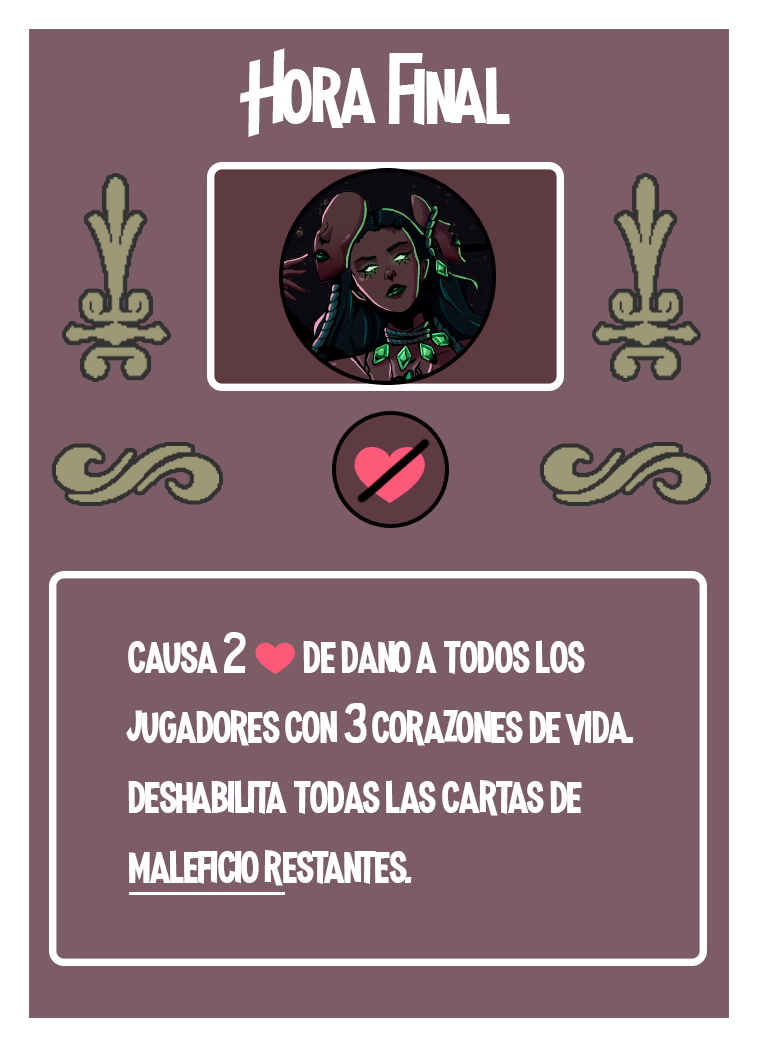
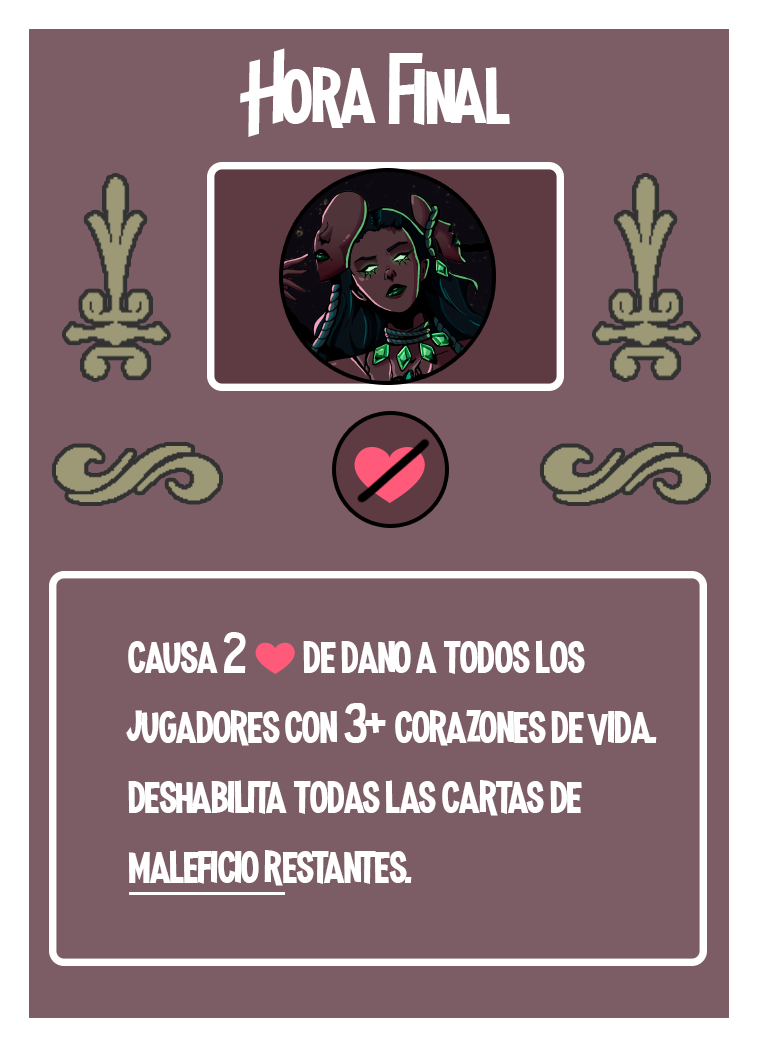
Two versions of the same layered image (758x1047). Layer-by-layer changes:
renamed "causa 2 ❤️ de dano a todos los jugadores con 3 corazones de vid" to "causa 2 ❤️ de dano a todos los jugadores con 3+ corazones de vi", painted on it over [365, 710, 657, 746]